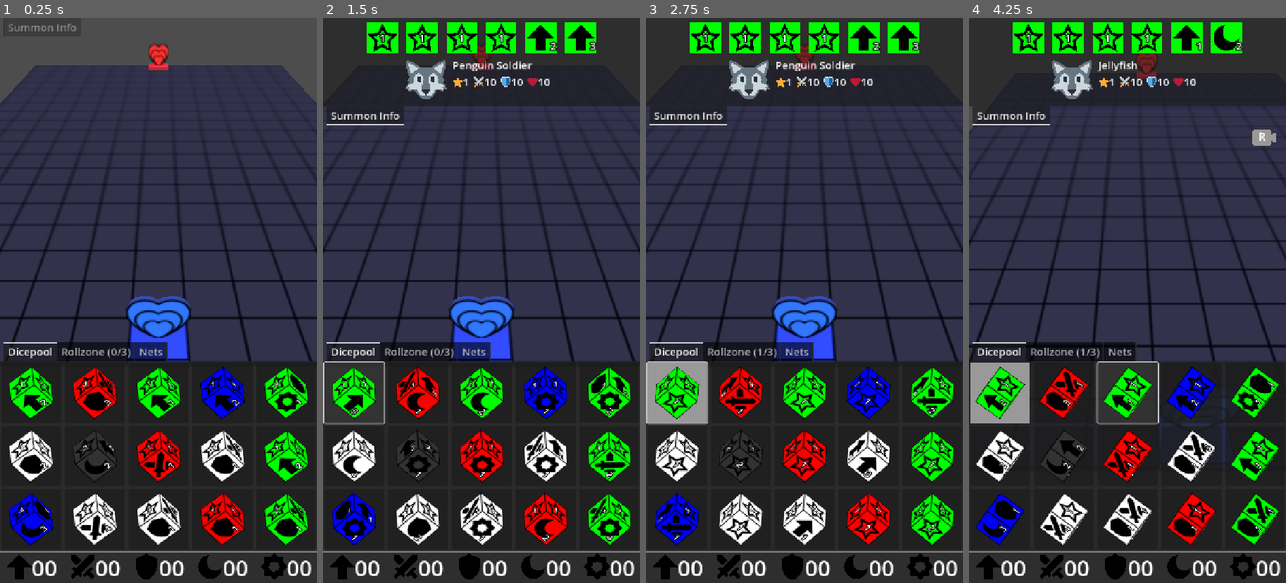
Above: before the commit, frames 1-4 (left to right).
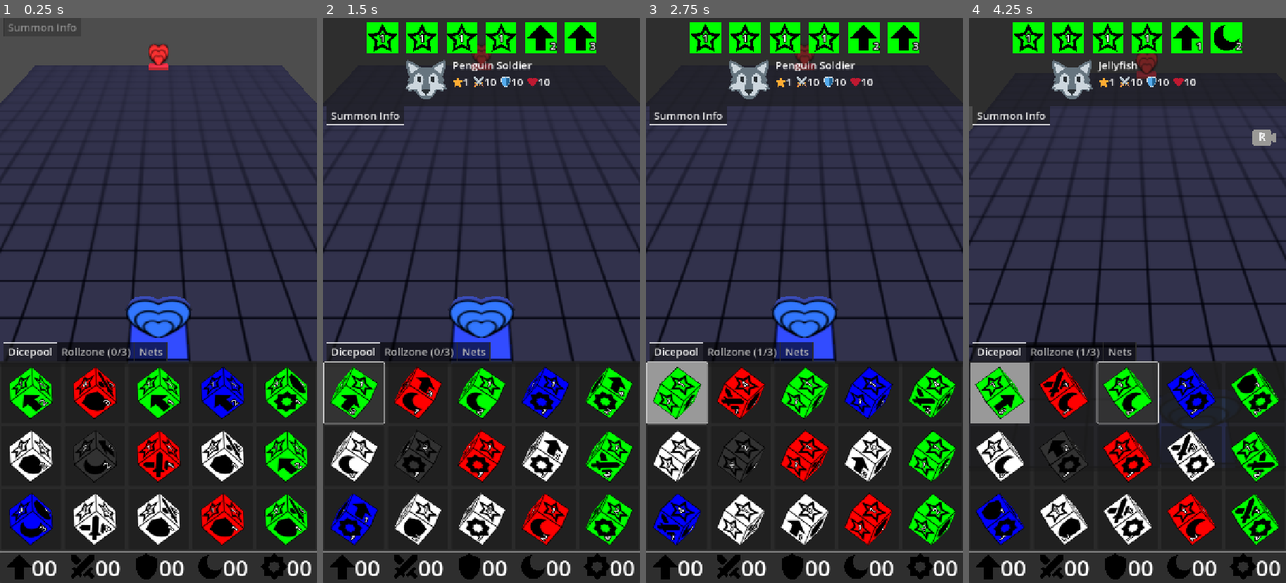
Above: after the commit, the same moments.

Repository: francocurotto/DDMre
Game: Godot game, scene res://scenes/duel.tscn
Same seed, same stepped clock (60 frames per second), same inputs: the game is played once before the commit and once after it.
Inputs (mouse positions are in pixels of both pictures, inside the frame that each line leads up to):
- Up to frame 1 (0.25 s): no input
- Up to frame 2 (1.5 s): click (354, 390) at 0.52 s; click (354, 390) at 1.27 s
- Up to frame 3 (2.75 s): click (677, 390) at 2.02 s
- Up to frame 4 (4.25 s): move the mouse to (1197, 272) at 2.77 s; click (1197, 272) at 2.92 s; drag from (1064, 328) to (1111, 413) at 3.52 s

The runs differ from the first frame. In frame 1, 4.3% of the frame differs, in the area x 2-98%, y 62-93%; in frame 2, 8.6%; in frame 3, 9.1%; in frame 4, 11%, in the area x 1-99%, y 61-94%.

Commit message:
progress in changing turn

Diff:
--- a/source/scenes/dice/dice.gd
+++ b/source/scenes/dice/dice.gd
@@ -35,6 +35,12 @@
 		highlight = _highlight
 		for side in $Sides.get_children():
 			side.highlight = highlight
+
+@export var dimensioned : bool = false :
+	set(_dimensioned):
+		dimensioned = _dimensioned
+		for side in $Sides.get_children():
+			side.dimensioned = dimensioned
 #endregion
 
 #region public variables
@@ -57,6 +63,7 @@
 #endregion
 
 #region private variables
+var index # number representing the dice position in the dicepool
 var dice_dict # copy of dice data needed when duplicating
 var static_time = 0.0
 var tween_quat0 # origin quaternion for rotation tween
@@ -97,7 +104,8 @@
 #endregion
 
 #region public functions
-func set_dice(_dice_dict, _player):
+func set_dice(_index, _dice_dict, _player):
+	index = _index
 	player = _player
 	dice_dict = _dice_dict
 	var level = int(dice_dict["LEVEL"])
@@ -111,7 +119,7 @@
 
 func clone():
 	var copy = duplicate()
-	copy.set_dice(dice_dict, player)
+	copy.set_dice(index, dice_dict, player)
 	return copy
 
 func roll(velocity):
@@ -130,10 +138,9 @@
 
 func setup_dim_select(tween, new_position):
 	gravity_scale = 0 # disable gravity
-	#var tween = create_tween()
 	tween.tween_property(self, "position", new_position, 1)
-	var index = rolled_side.get_index()
-	tween_rotate(Basis.from_euler(DIM_ROTATIONS[index]), 1)
+	var roll_index = rolled_side.get_index()
+	tween_rotate(Basis.from_euler(DIM_ROTATIONS[roll_index]), 1)
 	await tween.finished
 	linear_velocity = Vector3.ZERO
 	angular_velocity = Vector3.ZERO
--- a/source/scenes/dice/side/side.gd
+++ b/source/scenes/dice/side/side.gd
@@ -17,7 +17,7 @@
 var type : String = "DRAGON" :
 	set(_type):
 		type = _type
-		modulate = Globals.SUMMON_COLORS[type]
+		set_side_color()
 
 @export_enum("SUMMON", "MOVEMENT", "ATTACK", "DEFENSE", "MAGIC", "TRAP")
 var crest : String = "SUMMON" :
@@ -48,6 +48,11 @@
 		$Crest.modulate.a = alpha
 		%Mult.modulate.a = alpha
 		%Mult.outline_modulate.a = alpha
+
+@export var dimensioned : bool = false :
+	set(_dimensioned):
+		dimensioned = _dimensioned
+		set_side_color()
 #endregion
 
 #region onready variables
@@ -78,3 +83,13 @@
 func reparent_path_tile():
 	$PathTile.move_to_dungeon()
 #endregion
+
+#region private functions
+func set_side_color():
+	if not dimensioned:
+		modulate = Globals.SUMMON_COLORS[type]
+		%Mult.modulate = Color(1,1,1)
+	else:
+		modulate = Color(0,0,0)
+		%Mult.modulate = Color(0,0,0)
+#endregion
--- a/source/scenes/duel.gd
+++ b/source/scenes/duel.gd
@@ -21,4 +21,5 @@
 	var new_player = player%2 + 1
 	player_guis[player].disable()
 	player_guis[new_player].enable()
+	player_guis[new_player].state = Globals.GUI_STATE.ROLL
 #endregion
--- a/source/scenes/dungeon/dungeon.gd
+++ b/source/scenes/dungeon/dungeon.gd
@@ -27,7 +27,11 @@
 	Globals.dungeon = self
 
 func _ready() -> void:
-	#dimtile = $Rows/Row4/BaseTile7
+	# initail conditions for dungeon
+	$Rows/Row1/BaseTile7.add_path_tile(1)
+	$Rows/Row1/BaseTile7.overtile.monster_lord = true
+	$Rows/Row19/BaseTile7.add_path_tile(2)
+	$Rows/Row19/BaseTile7.overtile.monster_lord = true
 	for row in $Rows.get_children():
 		for tile in row.get_children():
 			tiles.append(tile)
@@ -109,11 +113,12 @@
 	# first check if net is inbound to not get null later at get_tile
 	if not net.coordinates.all(coor_in_bound):
 		return false
+	print(net_overlaps(net))
 	return not net_overlaps(net) and net_connects_with_path(player, net)
 
 func net_overlaps(net):
 	for coor in net.coordinates:
-		if get_tile(coor).type != "EMPTY":
+		if not get_tile(coor).is_empty():
 			return true
 	return false
 
@@ -121,7 +126,7 @@
 	for coor in net.coordinates:
 		var neighbor_tiles = get_neighbor_tiles(coor)
 		for tile in neighbor_tiles:
-			if tile.type == "PATH" and tile.player == player:
+			if tile.has_path() and tile.overtile.player == player:
 				return true
 	return false
 
--- a/source/scenes/dungeon/dungeon.tscn
+++ b/source/scenes/dungeon/dungeon.tscn
@@ -30,8 +30,6 @@
 
 [node name="BaseTile7" parent="Rows/Row1" instance=ExtResource("1_mntb8")]
 transform = Transform3D(1, 0, 0, 0, 1, 0, 0, 0, 1, 6, 0, 0)
-type = "PATH"
-monster_lord = true
 
 [node name="BaseTile8" parent="Rows/Row1" instance=ExtResource("1_mntb8")]
 transform = Transform3D(1, 0, 0, 0, 1, 0, 0, 0, 1, 7, 0, 0)
@@ -770,9 +768,6 @@
 
 [node name="BaseTile7" parent="Rows/Row19" instance=ExtResource("1_mntb8")]
 transform = Transform3D(1, 0, 0, 0, 1, 0, 0, 0, 1, 6, 0, 0)
-type = "PATH"
-player = 2
-monster_lord = true
 
 [node name="BaseTile8" parent="Rows/Row19" instance=ExtResource("1_mntb8")]
 transform = Transform3D(1, 0, 0, 0, 1, 0, 0, 0, 1, 7, 0, 0)
--- a/source/scenes/dungeon/tiles/base_tile/base_tile.gd
+++ b/source/scenes/dungeon/tiles/base_tile/base_tile.gd
@@ -8,31 +8,31 @@
 #endregion
 
 #region export variables
-@export_enum("EMPTY", "PATH", "BLOCK") var type : String = "EMPTY" :
-	set(_type):
-		type = _type
-		if $TileContainer.get_child_count() >= 1:
-			$TileContainer.get_child(0).queue_free()
-		if type == "PATH":
-			var path_tile = PathTile.instantiate()
-			path_tile.player = player
-			$TileContainer.add_child(path_tile)
-		elif type == "BLOCK":
-			$TileContainer.add_child(BlockTile.instantiate())
-
-@export_range(0,2) var player : int = 1 :
-	set(_player):
-		player = _player
-		if type == "PATH":
-			var path_tile = $TileContainer.get_child(0)
-			path_tile.player = player
-
-@export var monster_lord : bool :
-	set(_monster_lord):
-		monster_lord = _monster_lord
-		if type == "PATH":
-			var path_tile = $TileContainer.get_child(0)
-			path_tile.monster_lord = monster_lord
+#@export_enum("EMPTY", "PATH", "BLOCK") var type : String = "EMPTY" :
+	#set(_type):
+		#type = _type
+		#if $TileContainer.get_child_count() >= 1:
+			#$TileContainer.get_child(0).queue_free()
+		#if type == "PATH":
+			#var path_tile = PathTile.instantiate()
+			#path_tile.player = player
+			#$TileContainer.add_child(path_tile)
+		#elif type == "BLOCK":
+			#$TileContainer.add_child(BlockTile.instantiate())
+#
+#@export_range(0,2) var player : int = 1 :
+	#set(_player):
+		#player = _player
+		#if type == "PATH":
+			#var path_tile = $TileContainer.get_child(0)
+			#path_tile.player = player
+#
+#@export var monster_lord : bool :
+	#set(_monster_lord):
+		#monster_lord = _monster_lord
+		#if type == "PATH":
+			#var path_tile = $TileContainer.get_child(0)
+			#path_tile.monster_lord = monster_lord
 
 @export var highlight : bool = false :
 	set(_highlight):
@@ -45,10 +45,43 @@
 			highlight_tween.set_loops()
 			highlight_tween.tween_property($Sprite3D, "modulate", Color.YELLOW, 1)
 			highlight_tween.tween_property($Sprite3D, "modulate", COLOR, 1)
+		# highligh overtile if exists
+		if overtile:
+			overtile.highlight = highlight
+#endregion
+
+#region public variable
+var overtile :
+	get():
 		if $TileContainer.get_child_count() >= 1:
-			$TileContainer.get_child(0).highlight = highlight
+			return $TileContainer.get_child(0)
+		return null
 #endregion
 
 #region private variables
 var highlight_tween
 #endregion
+
+#region public fuctions
+func add_path_tile(player):
+	if not overtile:
+		var path_tile = PathTile.instantiate()
+		path_tile.player = player
+		$TileContainer.add_child(path_tile)
+
+func add_block_tile():
+	if not overtile:
+		$TileContainer.add_child(BlockTile.instantiate())
+
+func stack_path_tile(path_tile):
+	if not overtile:
+		path_tile.reparent($TileContainer)
+		# adjust to excpected position
+		path_tile.position = Vector3(0, Globals.PATH_TILE_HEIGHT, 0)
+
+func is_empty():
+	return overtile == null
+
+func has_path():
+	return overtile and overtile.is_path()
+#endregion
--- /dev/null
+++ b/source/scenes/dungeon/tiles/block_tile/block_tile.gd
@@ -0,0 +1,6 @@
+extends StaticBody3D
+
+#region public functions
+func is_path():
+	return false
+#endregion
--- a/source/scenes/dungeon/tiles/block_tile/block_tile.tscn
+++ b/source/scenes/dungeon/tiles/block_tile/block_tile.tscn
@@ -1,4 +1,6 @@
-[gd_scene load_steps=3 format=3 uid="uid://bcwqv6da3i3qc"]
+[gd_scene load_steps=4 format=3 uid="uid://bcwqv6da3i3qc"]
+
+[ext_resource type="Script" uid="uid://cift2mtfcll0r" path="res://scenes/dungeon/tiles/block_tile/block_tile.gd" id="1_6643t"]
 
 [sub_resource type="BoxShape3D" id="BoxShape3D_ww38m"]
 size = Vector3(1, 0.2, 1)
@@ -7,6 +9,7 @@
 size = Vector3(1, 0.2, 1)
 
 [node name="BlockTile" type="StaticBody3D"]
+script = ExtResource("1_6643t")
 
 [node name="CollisionShape3D" type="CollisionShape3D" parent="."]
 transform = Transform3D(1, 0, 0, 0, 1, 0, 0, 0, 1, 0, 0.1, 0)
--- a/source/scenes/dungeon/tiles/path_tile/path_tile.gd
+++ b/source/scenes/dungeon/tiles/path_tile/path_tile.gd
@@ -35,6 +35,9 @@
 #endregion
 
 #region public functions
+func is_path():
+	return true
+
 func add_summon(summon):
 	summon.reparent($DungobjContainer, false)
 	summon.global_rotation = Vector3.ZERO
@@ -42,9 +45,7 @@
 
 func move_to_dungeon():
 	var base_tile = $RayCast3D.get_collider()
-	reparent(base_tile)
-	# adjust to excpected position
-	position = Vector3(0, Globals.PATH_TILE_HEIGHT, 0)
+	base_tile.stack_path_tile(self)
 #endregion
 
 #region private functions
--- a/source/scenes/dungobj/summon/body/beast.tscn
+++ b/source/scenes/dungobj/summon/body/beast.tscn
@@ -19,10 +19,13 @@
 unique_name_in_owner = true
 transform = Transform3D(1, 0, 0, 0, -4.37114e-08, 1, 0, -1, -4.37114e-08, 0, 0.051, 0)
 pixel_size = 0.0017
+double_sided = false
 texture = ExtResource("3_4wjgg")
 
 [node name="Icon2" type="Sprite3D" parent="SUMMON_BEAST/Icons" index="1"]
 unique_name_in_owner = true
-transform = Transform3D(1, 0, 0, 0, -4.37114e-08, 1, 0, -1, -4.37114e-08, 0, -0.051, 0)
+transform = Transform3D(1, 0, 0, 0, -4.371139e-08, -1, 0, 1, -4.371139e-08, 0, -0.051, 0)
+flip_v = true
 pixel_size = 0.0017
+double_sided = false
 texture = ExtResource("3_4wjgg")
--- a/source/scenes/dungobj/summon/body/dragon.tscn
+++ b/source/scenes/dungobj/summon/body/dragon.tscn
@@ -19,10 +19,13 @@
 unique_name_in_owner = true
 transform = Transform3D(1, 0, 0, 0, -4.37114e-08, 1, 0, -1, -4.37114e-08, 0, 0.051, 0)
 pixel_size = 0.0017
+double_sided = false
 texture = ExtResource("3_d0a3h")
 
 [node name="Icon2" type="Sprite3D" parent="SUMMON_DRAGON/Icons" index="1"]
 unique_name_in_owner = true
-transform = Transform3D(1, 0, 0, 0, -4.37114e-08, 1, 0, -1, -4.37114e-08, 0, -0.051, 0)
+transform = Transform3D(1, 0, 0, 0, -4.371139e-08, -1, 0, 1, -4.371139e-08, 0, -0.051, 0)
+flip_v = true
 pixel_size = 0.0017
+double_sided = false
 texture = ExtResource("3_d0a3h")
--- a/source/scenes/dungobj/summon/body/item.tscn
+++ b/source/scenes/dungobj/summon/body/item.tscn
@@ -19,10 +19,13 @@
 unique_name_in_owner = true
 transform = Transform3D(1, 0, 0, 0, -4.37114e-08, 1, 0, -1, -4.37114e-08, 0, 0.051, 0)
 pixel_size = 0.001
+double_sided = false
 texture = ExtResource("2_6au63")
 
 [node name="Icon2" type="Sprite3D" parent="SUMMON_ITEM/Icons" index="1"]
 unique_name_in_owner = true
-transform = Transform3D(1, 0, 0, 0, -4.37114e-08, 1, 0, -1, -4.37114e-08, 0, -0.051, 0)
+transform = Transform3D(1, 0, 0, 0, -4.371139e-08, -1, 0, 1, -4.371139e-08, 0, -0.051, 0)
+flip_v = true
 pixel_size = 0.001
+double_sided = false
 texture = ExtResource("2_6au63")
--- a/source/scenes/dungobj/summon/body/spellcaster.tscn
+++ b/source/scenes/dungobj/summon/body/spellcaster.tscn
@@ -19,10 +19,13 @@
 unique_name_in_owner = true
 transform = Transform3D(1, 0, 0, 0, -4.37114e-08, 1, 0, -1, -4.37114e-08, 0, 0.051, 0)
 pixel_size = 0.0017
+double_sided = false
 texture = ExtResource("3_cikjj")
 
 [node name="Icon2" type="Sprite3D" parent="SUMMON_SPELLCASTER/Icons" index="1"]
 unique_name_in_owner = true
-transform = Transform3D(1, 0, 0, 0, -4.37114e-08, 1, 0, -1, -4.37114e-08, 0, -0.051, 0)
+transform = Transform3D(1, 0, 0, 0, -4.371139e-08, -1, 0, 1, -4.371139e-08, 0, -0.051, 0)
+flip_v = true
 pixel_size = 0.0017
+double_sided = false
 texture = ExtResource("3_cikjj")
--- a/source/scenes/dungobj/summon/body/undead.tscn
+++ b/source/scenes/dungobj/summon/body/undead.tscn
@@ -19,10 +19,13 @@
 unique_name_in_owner = true
 transform = Transform3D(1, 0, 0, 0, -4.37114e-08, 1, 0, -1, -4.37114e-08, 0, 0.051, 0)
 pixel_size = 0.0017
+double_sided = false
 texture = ExtResource("3_wum8i")
 
 [node name="Icon2" type="Sprite3D" parent="SUMMON_UNDEAD/Icons" index="1"]
 unique_name_in_owner = true
-transform = Transform3D(1, 0, 0, 0, -4.37114e-08, 1, 0, -1, -4.37114e-08, 0, -0.051, 0)
+transform = Transform3D(1, 0, 0, 0, -4.371139e-08, -1, 0, 1, -4.371139e-08, 0, -0.051, 0)
+flip_v = true
 pixel_size = 0.0017
+double_sided = false
 texture = ExtResource("3_wum8i")
--- a/source/scenes/dungobj/summon/body/warrior.tscn
+++ b/source/scenes/dungobj/summon/body/warrior.tscn
@@ -19,10 +19,13 @@
 unique_name_in_owner = true
 transform = Transform3D(1, 0, 0, 0, 1, 0, 0, 0, 1, 0, 0, 0.051)
 pixel_size = 0.0017
+double_sided = false
 texture = ExtResource("3_k0tso")
 
 [node name="Icon2" type="Sprite3D" parent="SUMMON_WARRIOR/Icons" index="1"]
 unique_name_in_owner = true
-transform = Transform3D(1, 0, 0, 0, 1, 0, 0, 0, 1, 0, 0, -0.051)
+transform = Transform3D(1, 0, 0, 0, -1, 8.742278e-08, 0, -8.742278e-08, -1, 0, 0, -0.051)
+flip_v = true
 pixel_size = 0.0017
+double_sided = false
 texture = ExtResource("3_k0tso")
--- a/source/scenes/player_gui/dice_gui/dice_gui.gd
+++ b/source/scenes/player_gui/dice_gui/dice_gui.gd
@@ -48,7 +48,13 @@
 		var current_control_tab = $TabContainer.get_current_tab_control()
 		%Rollzone.controls.disabled = current_control_tab != %Rollzone
 
-func on_dimension_started():
+func on_dimension_started(dimdice):
+	%Dicepool.on_dimension_started(dimdice)
 	%Rollzone.on_dimension_started()
 	%Nets.disable_buttons()
+
+func on_switched_to_roll_state():
+	$TabContainer.current_tab = 0
+	%Dicepool.on_switched_to_roll_state()
+	%Nets.enable_buttons()
 #endregion
--- a/source/scenes/player_gui/dice_gui/dicepool/dice_button/dice_button.gd
+++ b/source/scenes/player_gui/dice_gui/dicepool/dice_button/dice_button.gd
@@ -1,28 +1,45 @@
+@tool
 extends AspectRatioContainer
+
+#region constants
+const DICE_ANGULAR_VELOCITY = 2
+#endregion
 
 #region signals
 signal button_focused
 signal button_toggled
 #endregion
 
-#region onready variables
-@onready var dice = %Dice
+#region export variables
+@export var disabled : bool = false :
+	set(_disabled):
+		disabled = _disabled
+		%Button.disabled = disabled
+		%SubViewportContainer.modulate.a = 1-0.7*int(disabled)
+
+@export var available : bool = true :
+	set(_available):
+		available = _available
+		%Dice.dimensioned = not available
+		%Dice.angular_velocity.z = int(available) * DICE_ANGULAR_VELOCITY
 #endregion
 
 #region public variables
 var pressed : bool = false :
 	get():
 		return %Button.button_pressed
-var disabled : bool = false :
-	set(_disabled):
-		disabled = _disabled
-		%Button.disabled = disabled
-		%SubViewportContainer.modulate.a = 1-0.7*int(disabled)
+	set(_pressed):
+		%Button.set_pressed_no_signal(_pressed)
+#endregion
+
+#region onready variables
+@onready var dice = %Dice
 #endregion
 
 #region public functions
-func set_dice(dice_dict, player):
-	%Dice.set_dice(dice_dict, player)
+func set_dice(index, dice_dict, player):
+	%Dice.set_dice(index, dice_dict, player)
+	%Dice.angular_velocity.z = DICE_ANGULAR_VELOCITY
 #endregion
 
 #region signals callbacks
--- a/source/scenes/player_gui/dice_gui/dicepool/dice_button/dice_button.tscn
+++ b/source/scenes/player_gui/dice_gui/dicepool/dice_button/dice_button.tscn
@@ -54,7 +54,6 @@
 unique_name_in_owner = true
 transform = Transform3D(0.833886, -0.390278, 0.390278, 0, 0.707107, 0.707107, -0.551937, -0.589646, 0.589646, 0, 0, 0)
 gravity_scale = 0.0
-angular_velocity = Vector3(0, 0, 1.74533)
 angular_damp_mode = 1
 
 [node name="DirectionalLight3D" type="DirectionalLight3D" parent="MarginContainer/SubViewportContainer/SubViewport"]
--- a/source/scenes/player_gui/dice_gui/dicepool/dicepool.gd
+++ b/source/scenes/player_gui/dice_gui/dicepool/dicepool.gd
@@ -28,7 +28,12 @@
 
 #region public functions
 func set_dice(i, dice_dict, player):
-	$Grid.get_child(i).set_dice(dice_dict, player)
+	$Grid.get_child(i).set_dice(i, dice_dict, player)
+
+func enable_dice_buttons():
+	for button in buttons:
+		if button.available:
+			button.disabled = false
 #endregion
 
 #region signals callbacks
@@ -42,8 +47,26 @@
 		on_dice_button_released()
 
 func on_roll_started():
+	pass
 	for button in buttons:
 		button.disabled = true
+
+func on_dimension_started(dimdice):
+	for button in buttons:
+		button.pressed = false
+		if button.dice.index == dimdice.index:
+			button.available = false
+
+func on_switched_to_roll_state():
+	# case there was a dimension in previous turn
+	if buttons.any(func(button): return button.pressed):
+		for button in buttons:
+			if button.pressed:
+				button.disabled = false
+				button._on_button_toggled(true)
+	# case there was no dimension in previous turn
+	else:
+		enable_dice_buttons()
 #endregion
 
 #region private functions
@@ -57,7 +80,8 @@
 func on_dice_button_released():
 	var selected_dice_list = []
 	for button in buttons:
-		button.disabled = false
+		if button.available:
+			button.disabled = false
 		if button.pressed:
 			selected_dice_list.append(button.dice)
 	roll_dice_removed.emit(selected_dice_list)
--- a/source/scenes/player_gui/dice_gui/net_buttons/net_buttons.gd
+++ b/source/scenes/player_gui/dice_gui/net_buttons/net_buttons.gd
@@ -16,6 +16,10 @@
 #endregion
 
 #region public functions
+func enable_buttons():
+	for button in %GridContainer.get_children():
+		button.disabled = false
+
 func disable_buttons():
 	for button in %GridContainer.get_children():
 		button.disabled = true
@@ -24,6 +28,6 @@
 #region signals callbacks
 func on_button_pressed(button):
 	player_gui.net.type = button.type
-	if player_gui.state == Globals.GUI_STATE.DIMENSION:
+	if player_gui.state == Globals.GUI_STATE.DIMENSION and Globals.dungeon.dimdice:
 		Globals.dungeon.set_dimnet(player_gui.net, player_gui.dungeon_gui.dimcoor)
 #endregion
--- a/source/scenes/player_gui/dungeon_gui/dungeon_gui.gd
+++ b/source/scenes/player_gui/dungeon_gui/dungeon_gui.gd
@@ -87,7 +87,7 @@
 
 func on_dimension_started():
 	controls.disabled = true
-	player_gui.on_dimension_started()
+	player_gui.on_dimension_started(Globals.dungeon.dimdice)
 
 func on_dimension_finished():
 	dimdice_dragging = false
--- a/source/scenes/player_gui/player_gui.gd
+++ b/source/scenes/player_gui/player_gui.gd
@@ -36,6 +36,7 @@
 		if state != _state:
 			state = _state
 			match state :
+				Globals.GUI_STATE.ROLL: on_switched_to_roll_state()
 				Globals.GUI_STATE.DUNGEON: on_switched_to_dungeon_state()
 var net = Net.new()
 #endregion
@@ -83,12 +84,15 @@
 	duel_camera.current = false
 	$DungeonGUI.disable()
 
-func on_dimension_started():
+func on_dimension_started(dimdice):
 	$InfoGUI.on_dimension_started()
-	$DiceGUI.on_dimension_started()
+	$DiceGUI.on_dimension_started(dimdice)
 #endregion
 
 #region signals callbacks
+func on_switched_to_roll_state():
+	$DiceGUI.on_switched_to_roll_state()
+
 func on_switched_to_dungeon_state():
 	$DungeonGUI.on_switched_to_dungeon_state()
 #endregion
Not shown, added: source/scenes/dungeon/tiles/block_tile/block_tile.gd.uid
Not shown, changed: TODO.md
